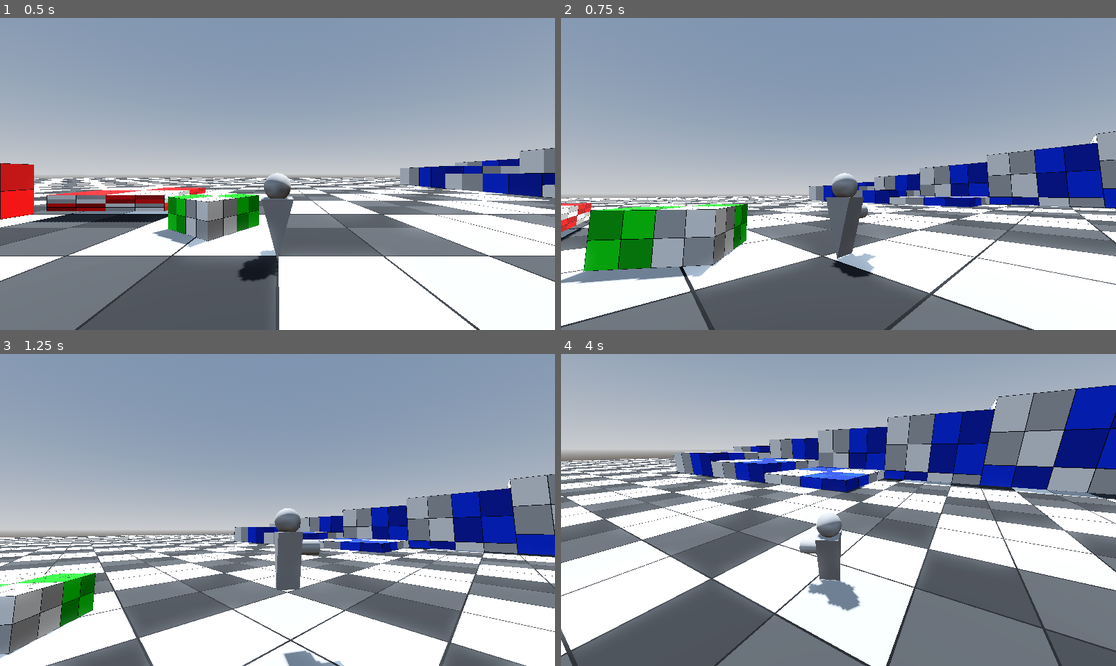
Above: before the commit, frames 1-4 (two rows, left to right).
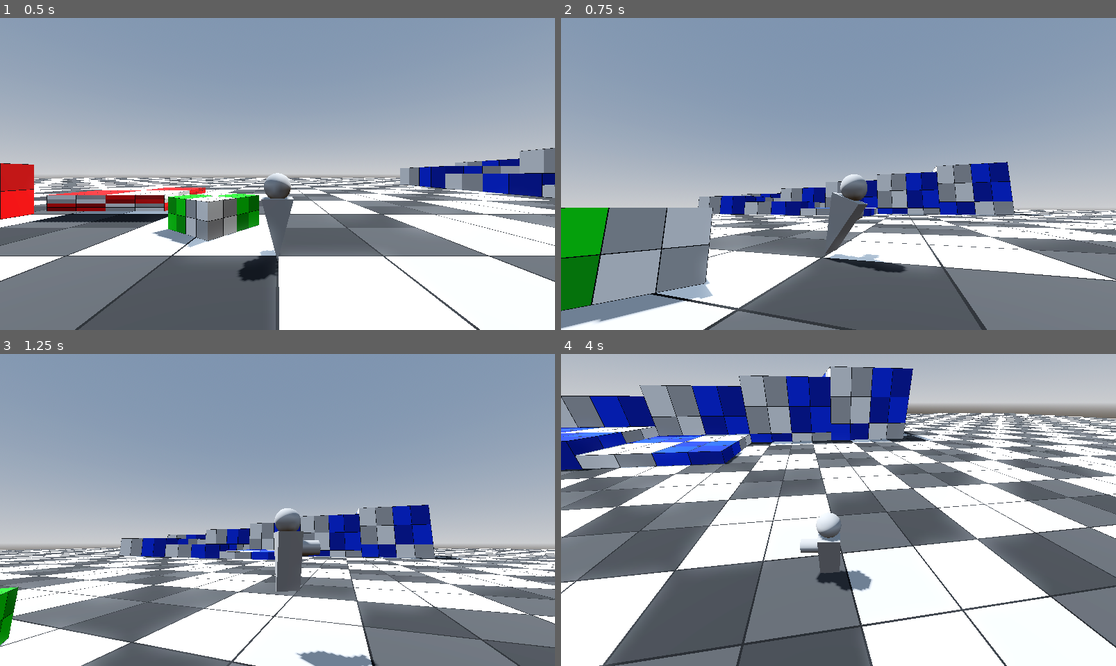
Above: after the commit, the same moments.

Repository: SyntronicZero/floatingblockgame
Game: Godot game, scene res://Levels/TESTING/test_level.tscn
Same seed, same stepped clock (60 frames per second), same inputs: the game is played once before the commit and once after it.
Inputs (mouse positions are in pixels of both pictures, inside the frame that each line leads up to):
- Up to frame 1 (0.5 s): no input
- Up to frame 2 (0.75 s): tap Enter at 0.5 s; move the mouse to (960, 158) at 0.52 s; hold D (Right) from 0.53 s (still down); tap T at 0.6 s; click (960, 158) at 0.67 s
- Up to frame 3 (1.25 s): keep holding D (Right); tap Space (Jump) at 0.77 s
- Up to frame 4 (4 s): move the mouse to (727, 525) at 1.27 s; release D (Right) at 1.28 s; hold S (Backward) 1.28-2.03 s; tap Y at 1.35 s; tap Space (Jump) at 1.52, 3.02, 3.77 s; move the mouse to (894, 441) at 2.02 s; hold D (Right) 2.03-2.78 s; tap Z at 2.1 s; move the mouse to (810, 572) at 2.77 s; hold W (Forward) 2.78-3.53 s; tap G at 2.85 s; click (810, 572) at 2.92 s; move the mouse to (1005, 556) at 3.52 s; hold A (Left) from 3.53 s (still down); tap R at 3.6 s

Frame 1 is identical in both runs. In frame 2, 34% of the frame differs, in the area x 0-100%, y 36-100%; in frame 3, 31%; in frame 4, 73%, in the area x 0-100%, y 0-100%.

Commit message:
added player model tilt

Diff:
--- a/Player/player.gd
+++ b/Player/player.gd
@@ -1,11 +1,9 @@
 extends CharacterBody3D
 
+#region Nodes
 @onready var mesh_rotation_y_node: Node3D = $MeshRotationY
-@onready var mesh_rotation_x_node: Node3D = $MeshRotationY/MeshRotationX
-
-#region Character Rotation
-var prev_frame: float = 0.0
-var current_frame: float = 0.0
+@onready var mesh_rotation_z_node: Node3D = $MeshRotationY/MeshRotationZ
+#endregion
 
 @export var camera_node: Node3D
 var camera_basis: Basis
@@ -38,15 +36,7 @@
 	# As good practice, you should replace UI actions with custom gameplay actions.
 	input_dir = Input.get_vector("Left", "Right", "Forward", "Backward")
 
-	direction = (camera_basis * Vector3(input_dir.x, 0, input_dir.y)).normalized()
-	#if direction:
-		##velocity.x = direction.x * SPEED
-		##velocity.z = direction.z * SPEED
-		#_ground_movement(delta)
-	#else:
-		#velocity.x = move_toward(velocity.x, 0, SPEED)
-		#velocity.z = move_toward(velocity.z, 0, SPEED)
-		#pass
+	direction = (camera_basis * Vector3(input_dir.x, 0, input_dir.y))
 	if is_on_floor():
 		_ground_movement(delta, 1)
 		_mesh_rotation(delta, 1)
@@ -65,10 +55,15 @@
 
 func _mesh_rotation(delta, rotation_strength: float):
 	#var mesh_direction = atan2(-direction.x, -direction.z)
-	if direction:
+	var theta_remaped = remap(abs(_theta), 3, .01, 1, 0.03)
+	if direction: #rotates y axis
 		_theta = wrapf(atan2(-direction.x, -direction.z) - mesh_rotation_y_node.rotation.y, -PI, PI)
-		var theta_remaped = remap(abs(_theta), 3, .01, 1, 0.03)
 		#mesh_rotation_y_node.rotation.y += clamp(MESH_ROTATION_SPEED * delta, 0, abs(_theta)) * sign(_theta)
-		mesh_rotation_y_node.rotation.y += clamp(theta_remaped * MESH_ROTATION_SPEED * delta *rotation_strength, 0, abs(_theta)) * sign(_theta)
-		print(mesh_rotation_y_node.rotation.y)
-	pass
+		mesh_rotation_y_node.rotation.y += clamp(theta_remaped * MESH_ROTATION_SPEED * delta * rotation_strength, 0, abs(_theta)) * sign(_theta)
+	#mesh_rotation_z_node.rotation.z = lerp(mesh_rotation_z_node.rotation.z, clamp(theta_remaped * sign(_theta), -deg_to_rad(25), deg_to_rad(25)) * type_convert(type_convert(direction, TYPE_BOOL), TYPE_INT), .2)
+	if abs(_theta) > deg_to_rad(2) and direction and is_on_floor(): #rotates z axis
+		mesh_rotation_z_node.rotation.z = lerp(mesh_rotation_z_node.rotation.z, clamp(theta_remaped * sign(_theta), -deg_to_rad(25), deg_to_rad(25)), .2)
+	else:
+		mesh_rotation_z_node.rotation.z = lerp(mesh_rotation_z_node.rotation.z, 0.0, .2)
+		print("rotata")
+#clamp(_theta, -deg_to_rad(25), deg_to_rad(25))
--- a/Player/player.tscn
+++ b/Player/player.tscn
@@ -23,7 +23,7 @@
 
 [node name="MeshRotationY" type="Node3D" parent="."]
 
-[node name="MeshRotationX" type="Node3D" parent="MeshRotationY"]
+[node name="MeshRotationZ" type="Node3D" parent="MeshRotationY"]
 
 [node name="3rdPersonCam" parent="." node_paths=PackedStringArray("cam_lerp_node") instance=ExtResource("1_l8h54")]
 transform = Transform3D(1, 0, 0, 0, 1, 0, 0, 0, 1, 0, 0.935663, 0)
@@ -32,12 +32,12 @@
 
 [node name="SmoothPlayer" type="Node3D" parent="."]
 script = ExtResource("3_btcbx")
-follow_target = NodePath("../MeshRotationY/MeshRotationX")
+follow_target = NodePath("../MeshRotationY/MeshRotationZ")
 
 [node name="MeshInstance3D" type="MeshInstance3D" parent="SmoothPlayer"]
 transform = Transform3D(0.724, 0, 0, 0, -1.24523, 1.08862e-07, 0, -6.32941e-08, -0.724, 0, -0.308898, 0)
 mesh = SubResource("PrismMesh_4ntmi")
-skeleton = NodePath("../../MeshRotationY/MeshRotationX")
+skeleton = NodePath("../../MeshRotationY/MeshRotationZ")
 
 [node name="MeshInstance3D2" type="MeshInstance3D" parent="SmoothPlayer"]
 transform = Transform3D(0.637776, 0, 0, 0, -0.637776, 5.57562e-08, 0, -5.57562e-08, -0.637776, 0, 0.635454, -2.13163e-14)
--- a/project.godot
+++ b/project.godot
@@ -18,6 +18,8 @@
 
 [display]
 
+window/size/viewport_width=1920
+window/size/viewport_height=1080
 window/vsync/vsync_mode=0
 
 [editor_plugins]
